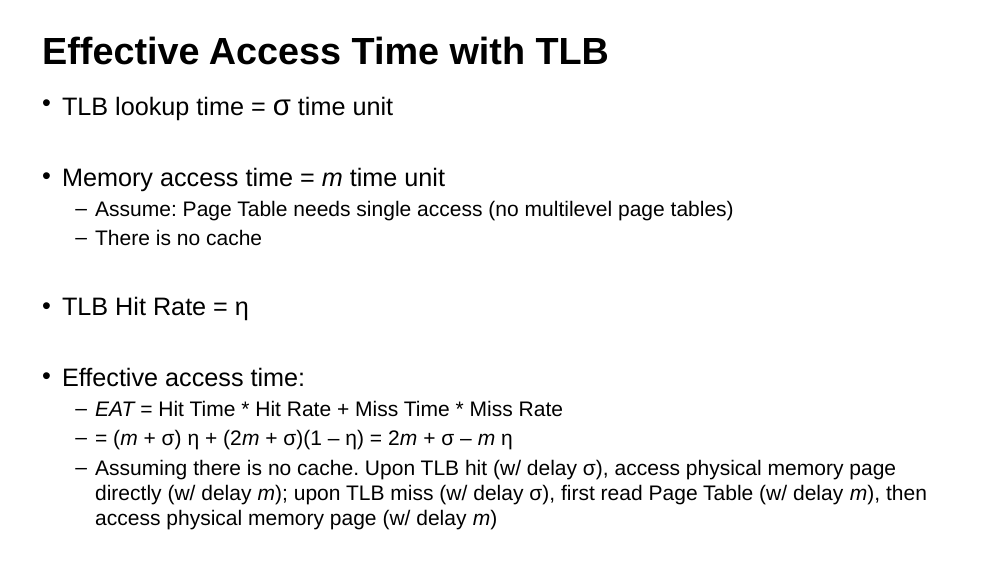
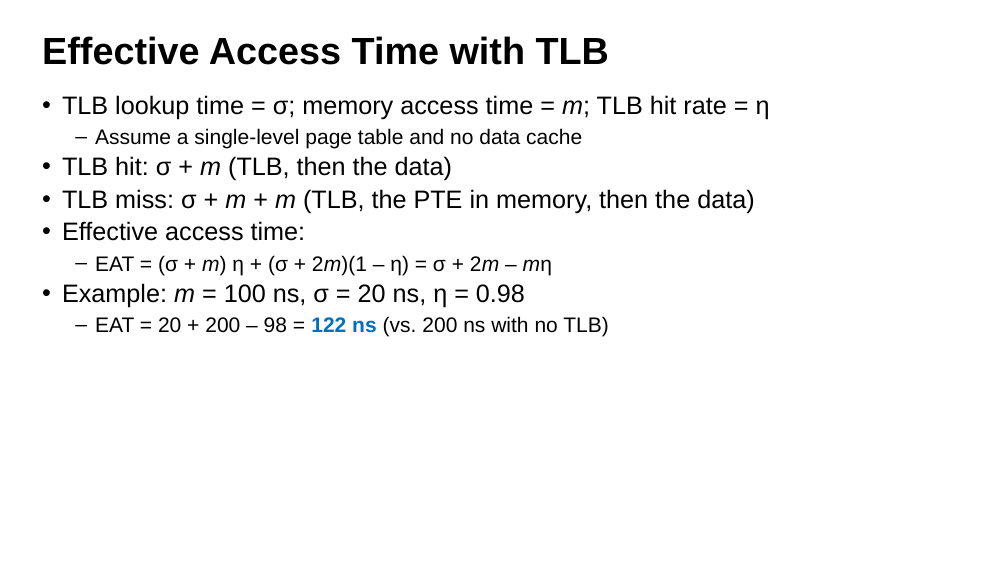
Before and after one commit to guhofstra/CSC112Fa26, a slide deck: slide 39 of PPTs/L8-Memory System II Paging.pptx (slide 41 before the commit). Drawn at 1008x567 pixels with LibreOffice and Linux fonts; fonts in the diff are those of the drawing. Boxes give left, top, right and bottom in pixels: in the first picture for what was removed or moved away, otherwise in the second. Text is boxed around its words. In the diff, an @@ line names an element or a change of style, - is before the commit and + after.

```diff
--- a/PPTs/L8-Memory System II Paging.pptx
+++ b/PPTs/L8-Memory System II Paging.pptx
@@ text at <box>62,95,770,213</box>: text changed; size 20 to 24 pt @@
-• TLB lookup time = σ time unit
-• Memory access time = m time unit
-  – Assume: Page Table needs single access (no multilevel page tables)
-  – There is no cache
-• TLB Hit Rate = η
+• TLB lookup time = σ; memory access time = m; TLB hit rate = η
+  – Assume a single-level page table and no data cache
+• TLB hit: σ + m (TLB, then the data)
+• TLB miss: σ + m + m (TLB, the PTE in memory, then the data)
@@ text at <box>62,221,306,241</box>: line spacing 1 to 0.9 @@
@@ text at <box>62,255,609,337</box>: text changed @@
-  – EAT = Hit Time * Hit Rate + Miss Time * Miss Rate
-  – = (m + σ) η + (2m + σ)(1 – η) = 2m + σ – m η
-  – Assuming there is no cache. Upon TLB hit (w/ delay σ), access physical memory page directly (w/ delay m); upon TLB miss (w/ delay σ), first read Page Table (w/ delay m), then access physical memory page (w/ delay m)
+  – EAT = (σ + m) η + (σ + 2m)(1 – η) = σ + 2m – mη
+• Example: m = 100 ns, σ = 20 ns, η = 0.98
+  – EAT = 20 + 200 – 98 = 122 ns (vs. 200 ns with no TLB)
```
Also in this commit, not shown: 45 other slides changed, 5 slides added, 7 other files.
